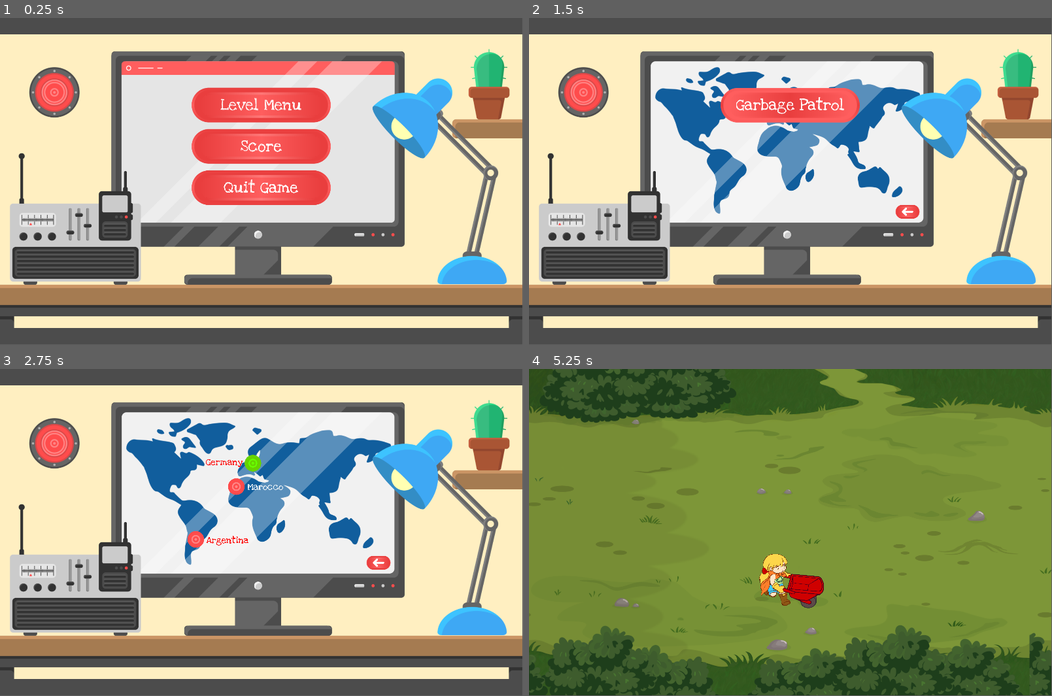
Above: before the commit, frames 1-4 (two rows, left to right).
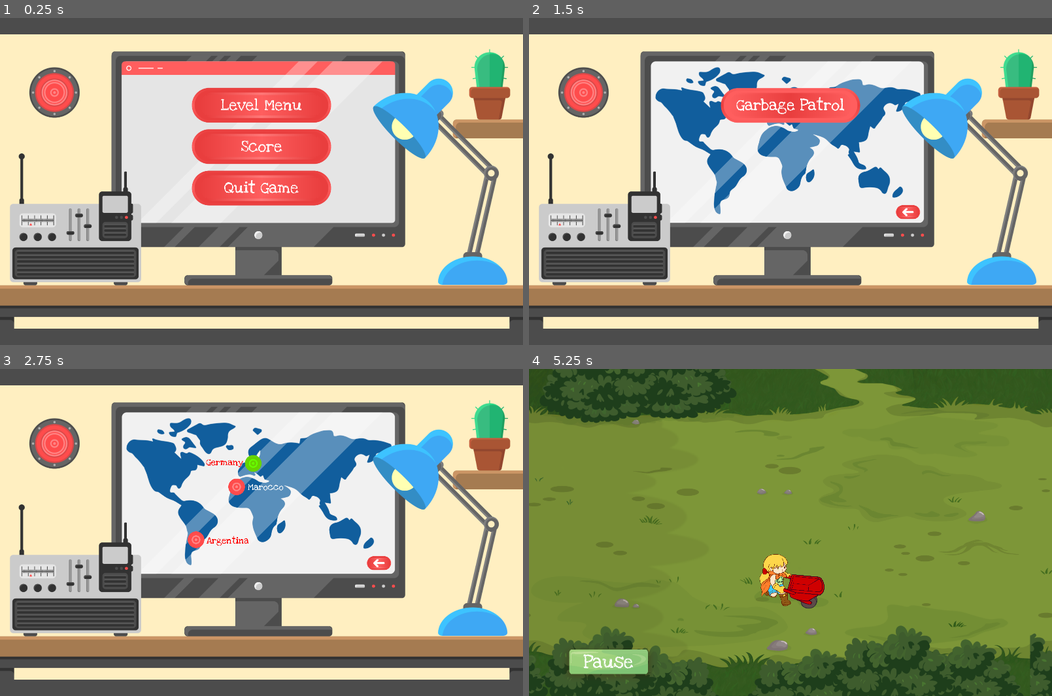
Above: after the commit, the same moments.

Repository: siconline/EcoChampion_Godot
Game: Godot game, scene res://Main.tscn
The game is run twice, just before and just after one commit, with the same random seed, the same clock (stepped at 60 frames per second) and the same inputs.
Inputs (mouse positions are in pixels of both pictures, inside the frame that each line leads up to):
- Up to frame 1 (0.25 s): no input
- Up to frame 2 (1.5 s): click "Score" at 0.5 s; click "Level Menu" at 1.25 s
- Up to frame 3 (2.75 s): click "Garbage Patrol" at 2 s
- Up to frame 4 (5.25 s): click "Germany" at 2.75 s; click (607, 663) at 3.5 s, where only the run after the commit has a clickable "Pause"; hold Right (ui_right) 4.28-5.03 s; hold Down (ui_down) from 5.03 s (still down)
The window is 799x499 before the commit and 800x500 after it. Grey fills any space a smaller window leaves; there, only what the larger window draws over its background counts as a difference.

The runs differ from the first frame. In frame 1, 3.6% of the frame differs, in the area x 0-100%, y 5-95%; in frame 2, 3.6%; in frame 3, 3.7%; in frame 4, 2.5%.

Commit message:
added hud

Diff:
--- a/Main.gd
+++ b/Main.gd
@@ -4,7 +4,8 @@
 onready var miniGame01 = $MiniGame01
 
 func _ready():
-	pass
+	miniGame01.camera.current = false
+	menu.camera.current = true
 
 func _process(delta):
 	# load the Theme by index and which button is pressed on menu
@@ -13,5 +14,7 @@
 func _loadTheme(button, index):
 	if button:
 		menu.visible = false
+		menu.camera.current = false
 		miniGame01.visible = true
 		miniGame01.localisation = index
+		miniGame01.camera.current = true
--- a/Menu/Menu.gd
+++ b/Menu/Menu.gd
@@ -2,6 +2,7 @@
 
 var available_Menu = true
 
+onready var camera = $Camera2D
 onready var button_LevelMenu = $Button_LevelMenu
 onready var button_Score = $Button_Score
 onready var button_QuitGame = $Button_QuitGame
--- a/Menu/Menu.tscn
+++ b/Menu/Menu.tscn
@@ -50,15 +50,15 @@
 
 anchor_mode = 1
 rotating = false
-current = true
+current = false
 zoom = Vector2( 1, 1 )
-limit_left = -10000000
-limit_top = -10000000
-limit_right = 10000000
-limit_bottom = 10000000
+limit_left = -960
+limit_top = -600
+limit_right = 960
+limit_bottom = 600
 limit_smoothed = false
-drag_margin_h_enabled = true
-drag_margin_v_enabled = true
+drag_margin_h_enabled = false
+drag_margin_v_enabled = false
 smoothing_enabled = false
 smoothing_speed = 5.0
 offset_v = 0.0
@@ -70,6 +70,7 @@
 editor_draw_screen = true
 editor_draw_limits = false
 editor_draw_drag_margin = false
+_sections_unfolded = [ "Editor", "Limit", "Pause" ]
 
 [node name="Background" type="Sprite" parent="." index="1"]
 
--- /dev/null
+++ b/MiniGame01/Hud/Hud.tscn
@@ -0,0 +1,79 @@
+[gd_scene load_steps=5 format=2]
+
+[ext_resource path="res://MiniGame01/Hud/Textures/Button/pause_button_1.png" type="Texture" id=1]
+[ext_resource path="res://MiniGame01/Hud/Textures/Button/pause_button_2.png" type="Texture" id=2]
+[ext_resource path="res://Fonts/LoveYaLikeASister.ttf" type="DynamicFontData" id=3]
+
+[sub_resource type="DynamicFont" id=1]
+
+size = 350
+use_mipmaps = false
+use_filter = false
+font_data = ExtResource( 3 )
+_sections_unfolded = [ "Font", "Settings" ]
+
+[node name="Hud" type="Control" index="0"]
+
+anchor_left = 0.0
+anchor_top = 0.0
+anchor_right = 0.0
+anchor_bottom = 0.0
+margin_right = 40.0
+margin_bottom = 40.0
+rect_pivot_offset = Vector2( 0, 0 )
+rect_clip_content = false
+mouse_filter = 0
+mouse_default_cursor_shape = 0
+size_flags_horizontal = 1
+size_flags_vertical = 1
+
+[node name="Button_Pause" type="TextureButton" parent="." index="0"]
+
+editor/display_folded = true
+anchor_left = 0.0
+anchor_top = 0.0
+anchor_right = 0.0
+anchor_bottom = 0.0
+margin_left = -100.0
+margin_top = 250.0
+margin_right = 1717.0
+margin_bottom = 1035.0
+rect_scale = Vector2( 0.2, 0.2 )
+rect_pivot_offset = Vector2( 0, 0 )
+rect_clip_content = false
+focus_mode = 2
+mouse_filter = 0
+mouse_default_cursor_shape = 0
+size_flags_horizontal = 1
+size_flags_vertical = 1
+toggle_mode = false
+enabled_focus_mode = 2
+shortcut = null
+group = null
+texture_normal = ExtResource( 1 )
+texture_pressed = ExtResource( 2 )
+texture_hover = ExtResource( 2 )
+_sections_unfolded = [ "Rect", "Textures" ]
+
+[node name="Label1" type="Label" parent="Button_Pause" index="0"]
+
+anchor_left = 0.0
+anchor_top = 0.0
+anchor_right = 0.0
+anchor_bottom = 0.0
+margin_right = 1817.0
+margin_bottom = 736.0
+rect_pivot_offset = Vector2( 0, 0 )
+rect_clip_content = false
+mouse_filter = 2
+mouse_default_cursor_shape = 0
+size_flags_horizontal = 1
+size_flags_vertical = 4
+custom_fonts/font = SubResource( 1 )
+text = "Pause"
+align = 1
+valign = 1
+percent_visible = 1.0
+lines_skipped = 0
+max_lines_visible = -1
+_sections_unfolded = [ "Rect", "custom_fonts" ]
--- a/MiniGame01/MiniGame01.gd
+++ b/MiniGame01/MiniGame01.gd
@@ -2,6 +2,9 @@
 
 var localisation = 0
 onready var grounds = $Grounds
+onready var player = $Player
+onready var camera = $Player/Camera2D
+onready var hud = $Hud
 
 func _ready():
 	# Called when the node is added to the scene for the first time.
@@ -10,5 +13,18 @@
 
 # check localisation index of countries an load Theme
 func _process(delta):
+	_hudControll()
+
 	if localisation == 0:
 		grounds.loadGermany()
+
+
+#------Own Methods------#
+func _hudControll():
+	#hud run with player position
+	hud.rect_position.x = player.position.x - 750
+	#limt right left for hud
+	if hud.rect_position.x < -750:
+		hud.rect_position.x = -750
+	elif hud.rect_position.x > 1920*3 - 750:
+		hud.rect_position.x = 1920*3 - 750
--- a/MiniGame01/MiniGame01.tscn
+++ b/MiniGame01/MiniGame01.tscn
@@ -6,6 +6,7 @@
 [ext_resource path="res://MiniGame01/Textures/Backgrounds/Germany/ForegroundStartTop_d.png" type="Texture" id=4]
 [ext_resource path="res://MiniGame01/Textures/Backgrounds/Germany/ForegroundStartBottom_d.png" type="Texture" id=5]
 [ext_resource path="res://MiniGame01/Player/Player.tscn" type="PackedScene" id=6]
+[ext_resource path="res://MiniGame01/Hud/Hud.tscn" type="PackedScene" id=7]
 
 [node name="MiniGame01" type="Node2D" index="0"]
 
@@ -13,7 +14,10 @@
 
 [node name="Grounds" type="Node2D" parent="." index="0"]
 
+editor/display_folded = true
+z_index = -1
 script = ExtResource( 2 )
+_sections_unfolded = [ "Z Index" ]
 
 [node name="Background_Start" type="Sprite" parent="Grounds" index="0"]
 
@@ -96,7 +100,7 @@
 
 editor/display_folded = true
 position = Vector2( -300, 0 )
-z_index = -1
+z_index = -2
 _sections_unfolded = [ "Transform", "Z Index" ]
 
 [node name="Camera2D" type="Camera2D" parent="Player" index="3"]
@@ -124,3 +128,11 @@
 editor_draw_limits = true
 editor_draw_drag_margin = false
 _sections_unfolded = [ "Drag Margin", "Editor", "Limit", "Transform" ]
+
+[node name="Hud" parent="." index="2" instance=ExtResource( 7 )]
+
+margin_left = -840.0
+margin_top = 152.0
+margin_right = -800.0
+margin_bottom = 192.0
+_sections_unfolded = [ "Rect" ]
--- a/project.godot
+++ b/project.godot
@@ -18,6 +18,7 @@
 
 window/size/width=1920
 window/size/height=1200
+window/stretch/mode="viewport"
 
 [rendering]
 
Binary file added: MiniGame01/Hud/Textures/Button/pause_button_1.png
Not shown, added: MiniGame01/Hud/Textures/Button/pause_button_1.png.import
Binary file added: MiniGame01/Hud/Textures/Button/pause_button_2.png
Not shown, added: MiniGame01/Hud/Textures/Button/pause_button_2.png.import
Not shown: 1 places in MiniGame01/MiniGame01.tscn that only renumber resources
Not shown, changed: .DS_Store
Not shown, added: MiniGame01/.DS_Store
Not shown, added: MiniGame01/Hud/.DS_Store
Not shown, added: MiniGame01/Hud/Textures/.DS_Store
Not shown, added: MiniGame01/Player/.DS_Store
